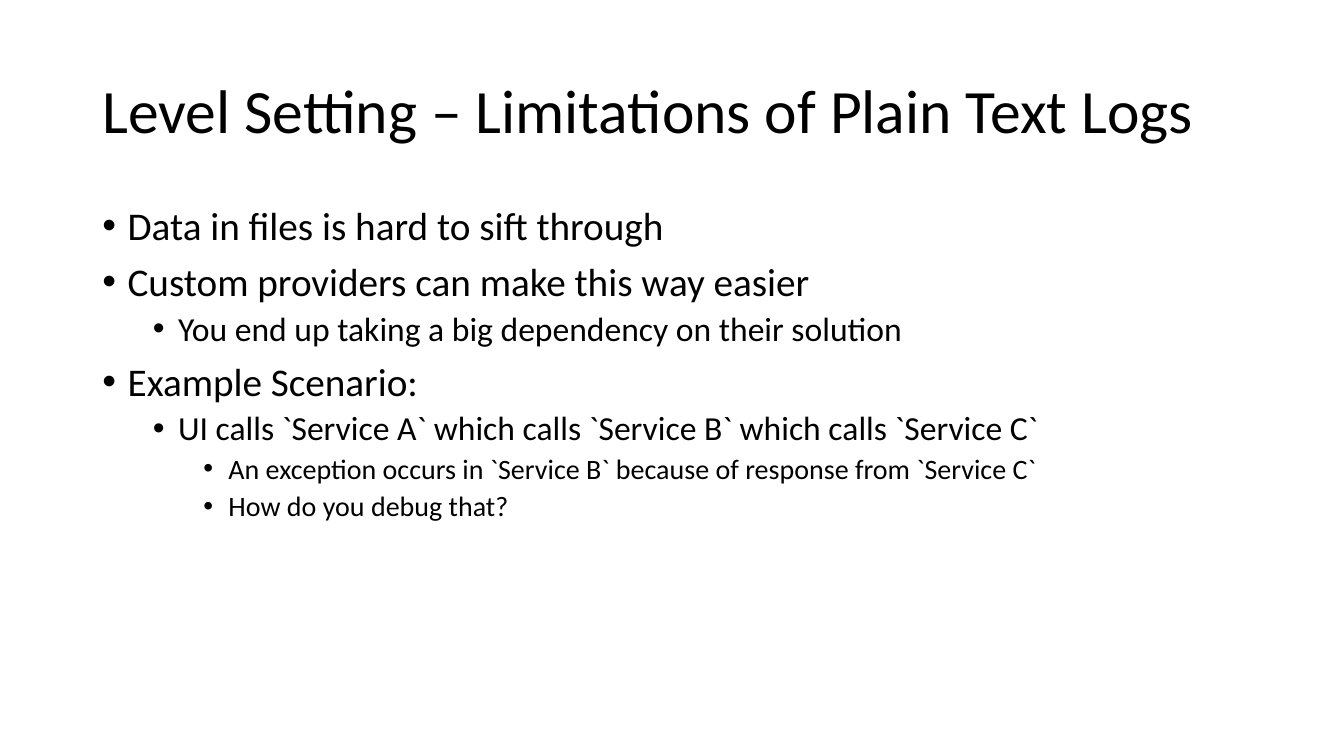
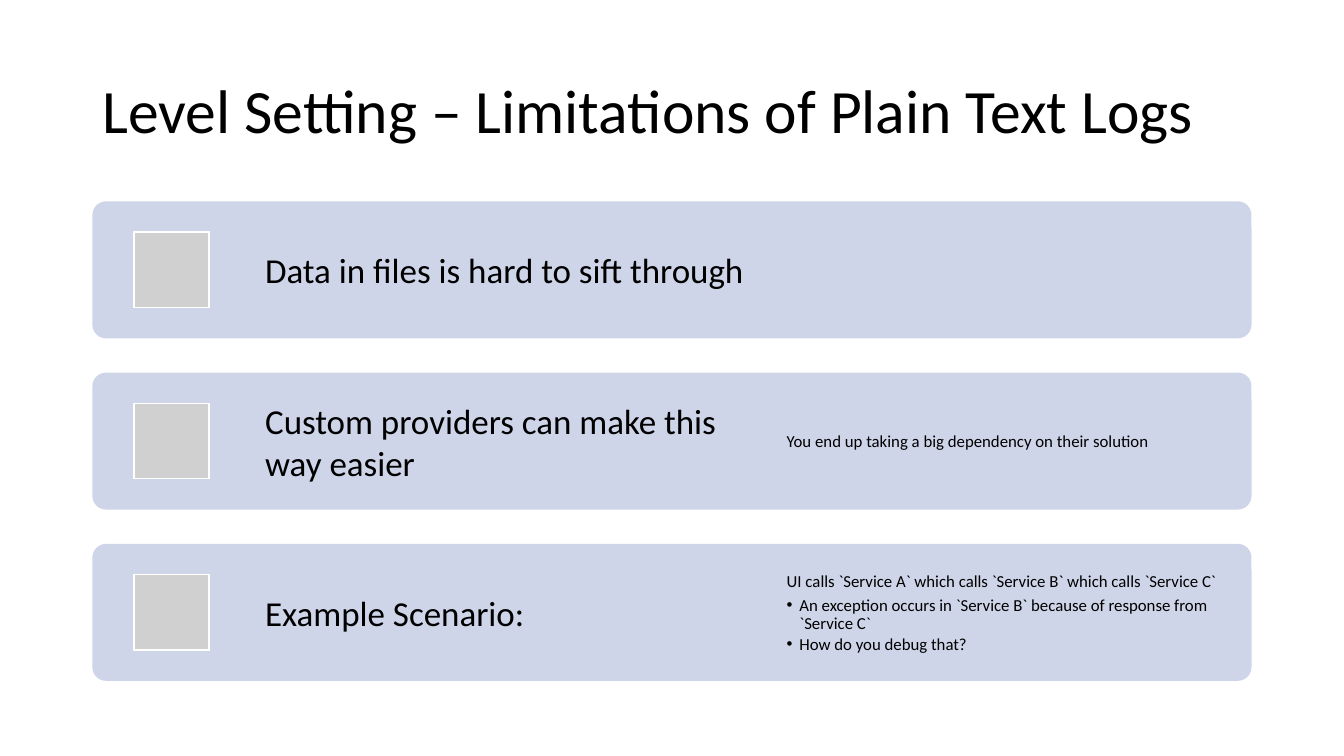
Before and after one commit to ProgrammerAL/Presentations-2023, a slide deck: slide 5 of 2023-03 - Orlando Code Camp - OpenTelemetry/Presentation.pptx. Drawn at 1344x756 pixels with LibreOffice and Linux fonts; fonts in the diff are those of the drawing; grey boxes stand for pictures. Boxes give left, top, right and bottom in pixels: in the first picture for what was removed or moved away, otherwise in the second. Text is boxed around its words. In the diff, an @@ line names an element or a change of style, - is before the commit and + after.

```diff
--- a/2023-03 - Orlando Code Camp - OpenTelemetry/Presentation.pptx
+++ b/2023-03 - Orlando Code Camp - OpenTelemetry/Presentation.pptx
@@ text removed at (128,212,1038,521) @@
-• Data in files is hard to sift through
-• Custom providers can make this way easier
-  • You end up taking a big dependency on their solution
-• Example Scenario:
-  • UI calls `Service A` which calls `Service B` which calls `Service C`
-    • An exception occurs in `Service B` because of response from `Service C`
-    • How do you debug that?
@@ group added at (93,202,1252,682): 5 texts, 3 rounded rectangles, 3 pictures @@
+Data in files is hard to sift through
+Custom providers can make this way easier
+You end up taking a big dependency on their solution
+Example Scenario:
+UI calls `Service A` which calls `Service B` which calls `Service C`
+  • An exception occurs in `Service B` because of response from `Service C`
+  • How do you debug that?
```
Also in this commit, not shown: 17 other slides changed, 1 slide added, 1 slide removed.
